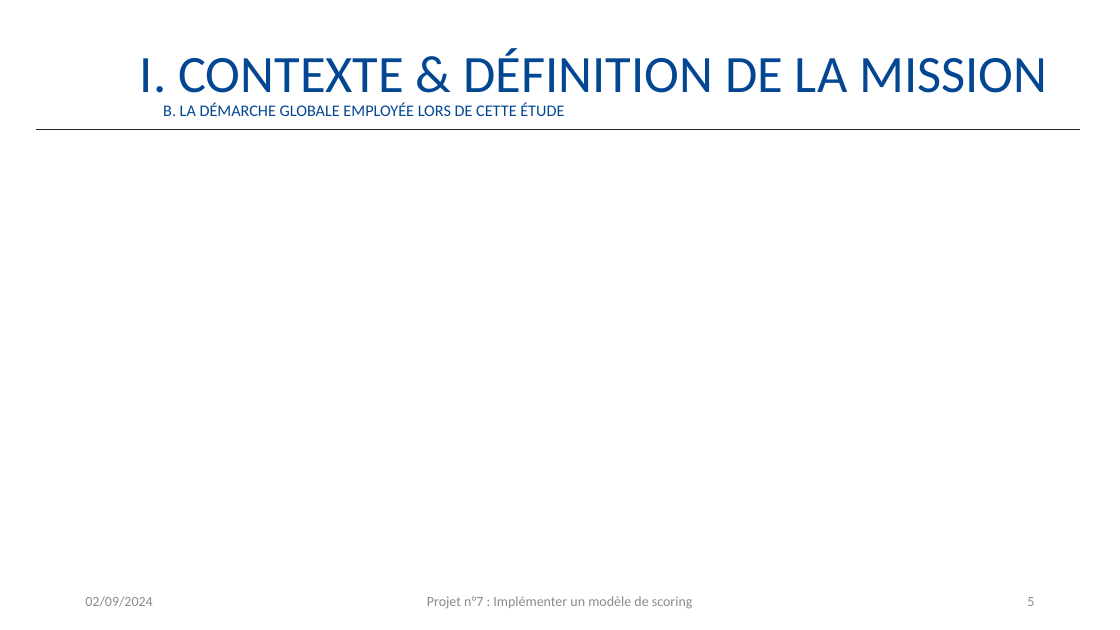
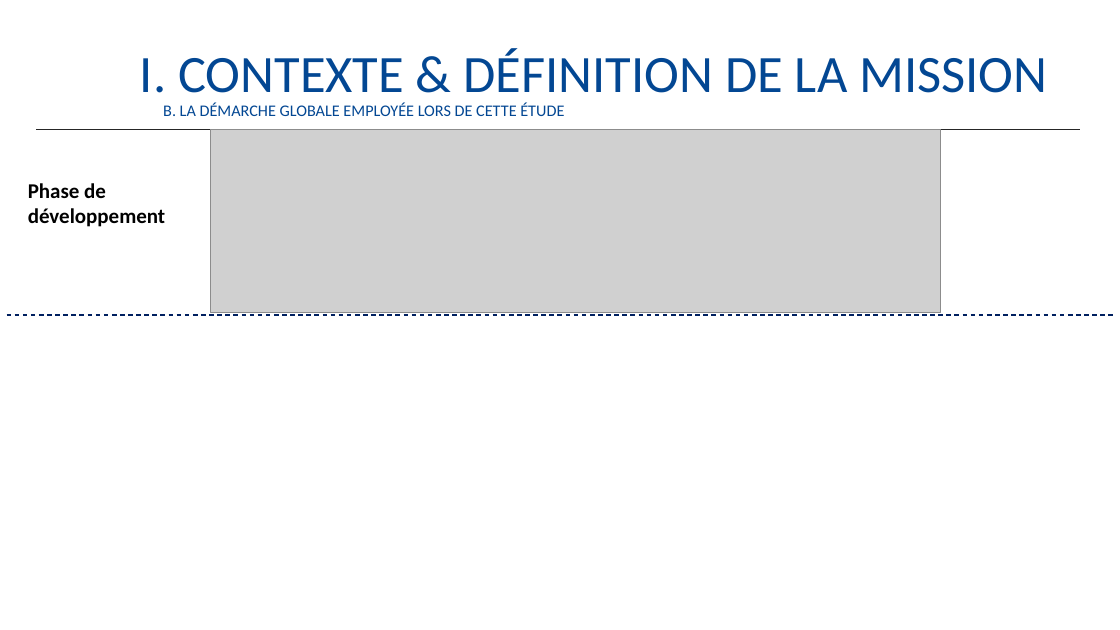
Before and after one commit to JustinVqr/P7_ScoringModel, a slide deck: slide 6 of présentation/Vacquerie_Justin_4_présentation_092024.pptx (slide 5 before the commit). Drawn at 1120x630 pixels with LibreOffice and Linux fonts; fonts in the diff are those of the drawing; grey boxes stand for pictures. Boxes give left, top, right and bottom in pixels: in the first picture for what was removed or moved away, otherwise in the second. Text is boxed around its words. In the diff, an @@ line names an element or a change of style, - is before the commit and + after.

```diff
--- a/présentation/Vacquerie_Justin_4_présentation_092024.pptx
+++ b/présentation/Vacquerie_Justin_4_présentation_092024.pptx
@@ picture added at [211,130,942,313] @@
@@ text added at [28,183,165,227], 18 pt, text #000000, bold @@
+Phase de développement
@@ line added from (7, 315) to (1114, 315), #002060 1 pt dashed @@
@@ rectangle added at [19,320,1102,618], fill #FFFFFF, outline #FFFFFF 1 pt @@
@@ text removed at [85,596,152,607] @@
-02/09/2024
@@ text removed at [427,596,693,609] @@
-Projet n°7 : Implémenter un modèle de scoring
@@ page number removed at [1027,597,1034,606] @@
-5
```
Also in this commit, not shown: 15 other slides changed, 11 slides added, 1 other file.
